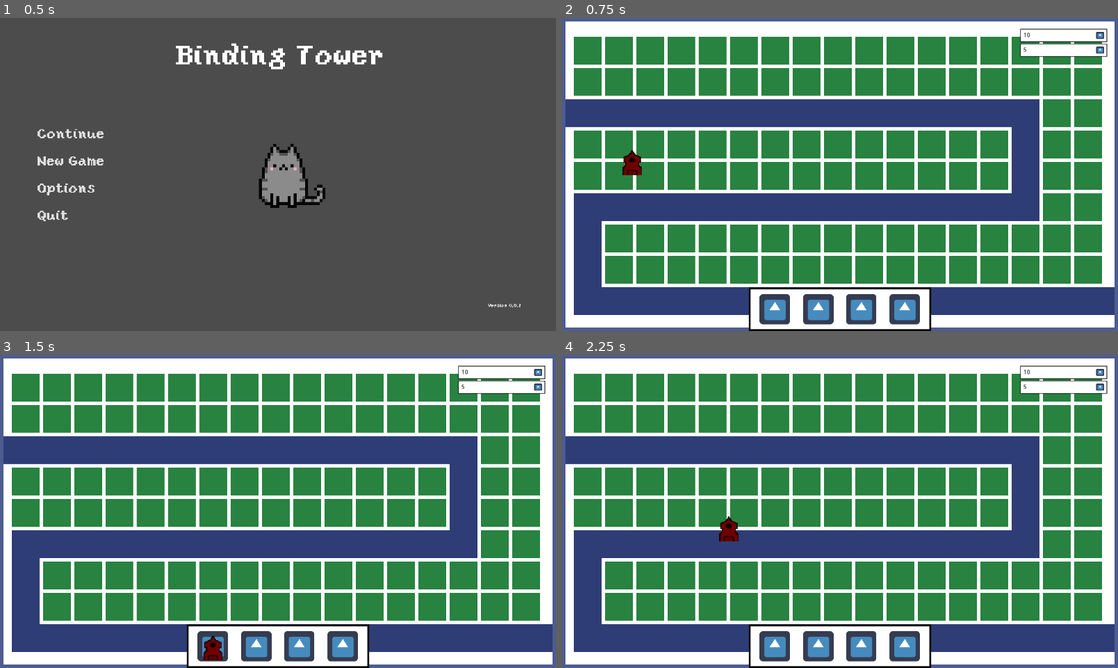
Above: before the commit, frames 1-4 (two rows, left to right).
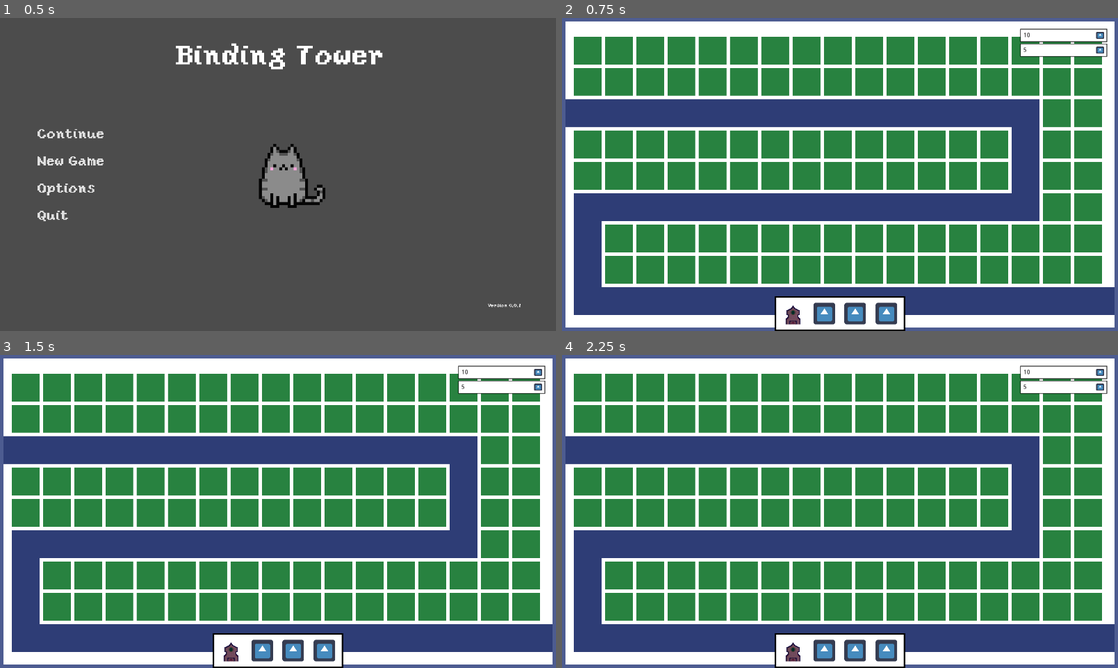
Above: after the commit, the same moments.

Repository: Pandem-Games/BindingTower
Game: Godot game, scene res://Nodes/Scenes/Menu/TitleScreen.tscn
Same seed, same stepped clock (60 frames per second), same inputs: the game is played once before the commit and once after it. The engine's default icon, where the game draws it, is replaced by a stand-in: a white triangle on a blue panel in a dark square. Sound files missing from this copy of the repository are replaced by a short silence.
Inputs (mouse positions are in pixels of both pictures, inside the frame that each line leads up to):
- Up to frame 1 (0.5 s): no input
- Up to frame 2 (0.75 s): click "New Game" at 0.5 s
- Up to frame 3 (1.5 s): tap Enter at 1.25 s; move the mouse to (211, 646) at 1.27 s; hold Space (ui_select) from 1.28 s (still down); click (211, 646) at 1.42 s
- Up to frame 4 (2.25 s): move the mouse to (728, 527) at 2.02 s; release Space (ui_select) at 2.03 s; tap Space (ui_select) at 2.1 s; click (728, 527) at 2.17 s

Frame 1 is identical in both runs. In frame 2, 3.6% of the frame differs, in the area x 10-67%, y 42-100%; in frame 3, 3.4%; in frame 4, 3.6%.

Commit message:
Added tower placement via ui.

Diff:
--- a/Globals/Constants.gd
+++ b/Globals/Constants.gd
@@ -6,6 +6,9 @@
 const ENEMY_FINISHED = "enemy_finished"
 const ENEMY_SPAWNED = "enemy_spawned"
 const ENEMY_KILLED = "enemy_killed"
+const TOWER_PLACEMENT_CANCELLED = "tower_placement_cancelled"
+const TOWER_PLACEMENT_CONFIRMED = "tower_placement_confirmed"
+
 
 # Groups
 const ENEMIES = "enemies"
--- a/Globals/RNG.gd
+++ b/Globals/RNG.gd
@@ -6,5 +6,6 @@
 # Variables
 var G = RandomNumberGenerator.new()
 
+# Functions
 func _init():
 	G.seed = presetSeed
--- a/Nodes/EnemyPath.tscn
+++ b/Nodes/EnemyPath.tscn
@@ -14,6 +14,7 @@
 extents = Vector2( 15.9386, 15.9153 )
 
 [node name="EnemyPath" type="Node2D"]
+z_index = 1
 script = ExtResource( 1 )
 
 [node name="Path" type="Path2D" parent="."]
--- a/Nodes/Scenes/Test.tscn
+++ b/Nodes/Scenes/Test.tscn
@@ -38,6 +38,9 @@
 polygon = PoolVector2Array( -135.661, -378.818, 644.056, -378.61, 644.247, 24.5419, -27.1479, 25.2463, -27.0822, 245.769, 800.169, 246.884, 800.169, 340.241, -68.8518, 337.463, -69.043, -66.4848, 602.051, -66.2872, 601.806, -286.8, -135.217, -286.98 )
 script = ExtResource( 5 )
 
-[node name="MainUIMargin" parent="." instance=ExtResource( 6 )]
+[node name="UI" type="Node2D" parent="."]
+z_index = 4096
+
+[node name="MainUIMargin" parent="UI" instance=ExtResource( 6 )]
 margin_right = 1280.0
 margin_bottom = 720.0
--- a/Nodes/TowerUI.tscn
+++ b/Nodes/TowerUI.tscn
@@ -1,9 +1,10 @@
-[gd_scene load_steps=5 format=2]
+[gd_scene load_steps=6 format=2]
 
 [ext_resource path="res://Assests/Images/Rectangle.png" type="Texture" id=1]
 [ext_resource path="res://Assests/Images/icon.png" type="Texture" id=2]
 [ext_resource path="res://Scripts/TowerButton.gd" type="Script" id=3]
 [ext_resource path="res://Nodes/Towers/WeakTower.tscn" type="PackedScene" id=4]
+[ext_resource path="res://Assests/Images/BasicTower.png" type="Texture" id=5]
 
 [node name="MainUIMargin" type="MarginContainer"]
 anchor_right = 1.0
@@ -139,23 +140,23 @@
 [node name="Gap" type="MarginContainer" parent="MainUI"]
 margin_top = 68.0
 margin_right = 1870.0
-margin_bottom = 951.0
+margin_bottom = 971.0
 mouse_filter = 2
 size_flags_horizontal = 3
 size_flags_vertical = 3
 
 [node name="Bottom" type="HBoxContainer" parent="MainUI"]
-margin_top = 955.0
+margin_top = 975.0
 margin_right = 1870.0
 margin_bottom = 1055.0
 mouse_filter = 2
 alignment = 1
 
 [node name="Bar" type="NinePatchRect" parent="MainUI/Bottom"]
-margin_left = 725.0
-margin_right = 1145.0
-margin_bottom = 100.0
-rect_min_size = Vector2( 420, 100 )
+margin_left = 785.0
+margin_right = 1085.0
+margin_bottom = 80.0
+rect_min_size = Vector2( 300, 80 )
 texture = ExtResource( 1 )
 region_rect = Rect2( 0, 0, 120, 120 )
 patch_margin_left = 10
@@ -169,50 +170,56 @@
 mouse_filter = 2
 custom_constants/margin_top = 15
 custom_constants/margin_bottom = 15
+__meta__ = {
+"_edit_use_anchors_": false
+}
 
 [node name="Towers" type="HBoxContainer" parent="MainUI/Bottom/Bar/Margin"]
 margin_top = 15.0
-margin_right = 420.0
-margin_bottom = 85.0
+margin_right = 300.0
+margin_bottom = 65.0
 mouse_filter = 2
 alignment = 1
 
 [node name="MarginContainer4" type="MarginContainer" parent="MainUI/Bottom/Bar/Margin/Towers"]
-margin_right = 21.0
-margin_bottom = 70.0
+margin_right = 13.0
+margin_bottom = 50.0
 size_flags_horizontal = 3
 size_flags_vertical = 3
 
 [node name="Tower1" type="Control" parent="MainUI/Bottom/Bar/Margin/Towers" groups=[
 "tower_menu_item",
 ]]
-margin_left = 25.0
-margin_right = 95.0
-margin_bottom = 70.0
-rect_min_size = Vector2( 70, 0 )
+margin_left = 17.0
+margin_right = 67.0
+margin_bottom = 50.0
+rect_min_size = Vector2( 50, 0 )
 script = ExtResource( 3 )
 tower_resource = ExtResource( 4 )
 
 [node name="Icon" type="TextureRect" parent="MainUI/Bottom/Bar/Margin/Towers/Tower1"]
 anchor_right = 1.0
 anchor_bottom = 1.0
-texture = ExtResource( 2 )
-expand = true
+texture = ExtResource( 5 )
+expand = true
+__meta__ = {
+"_edit_use_anchors_": false
+}
 
 [node name="MarginContainer" type="MarginContainer" parent="MainUI/Bottom/Bar/Margin/Towers"]
-margin_left = 99.0
-margin_right = 121.0
-margin_bottom = 70.0
+margin_left = 71.0
+margin_right = 85.0
+margin_bottom = 50.0
 size_flags_horizontal = 3
 size_flags_vertical = 3
 
 [node name="Tower2" type="Control" parent="MainUI/Bottom/Bar/Margin/Towers" groups=[
 "tower_menu_item",
 ]]
-margin_left = 125.0
-margin_right = 195.0
-margin_bottom = 70.0
-rect_min_size = Vector2( 70, 0 )
+margin_left = 89.0
+margin_right = 139.0
+margin_bottom = 50.0
+rect_min_size = Vector2( 50, 0 )
 
 [node name="Icon" type="TextureRect" parent="MainUI/Bottom/Bar/Margin/Towers/Tower2"]
 anchor_right = 1.0
@@ -221,19 +228,19 @@
 expand = true
 
 [node name="MarginContainer2" type="MarginContainer" parent="MainUI/Bottom/Bar/Margin/Towers"]
-margin_left = 199.0
-margin_right = 220.0
-margin_bottom = 70.0
+margin_left = 143.0
+margin_right = 156.0
+margin_bottom = 50.0
 size_flags_horizontal = 3
 size_flags_vertical = 3
 
 [node name="Tower3" type="Control" parent="MainUI/Bottom/Bar/Margin/Towers" groups=[
 "tower_menu_item",
 ]]
-margin_left = 224.0
-margin_right = 294.0
-margin_bottom = 70.0
-rect_min_size = Vector2( 70, 0 )
+margin_left = 160.0
+margin_right = 210.0
+margin_bottom = 50.0
+rect_min_size = Vector2( 50, 0 )
 
 [node name="Icon" type="TextureRect" parent="MainUI/Bottom/Bar/Margin/Towers/Tower3"]
 anchor_right = 1.0
@@ -242,19 +249,19 @@
 expand = true
 
 [node name="MarginContainer3" type="MarginContainer" parent="MainUI/Bottom/Bar/Margin/Towers"]
-margin_left = 298.0
-margin_right = 320.0
-margin_bottom = 70.0
+margin_left = 214.0
+margin_right = 228.0
+margin_bottom = 50.0
 size_flags_horizontal = 3
 size_flags_vertical = 3
 
 [node name="Tower4" type="Control" parent="MainUI/Bottom/Bar/Margin/Towers" groups=[
 "tower_menu_item",
 ]]
-margin_left = 324.0
-margin_right = 394.0
-margin_bottom = 70.0
-rect_min_size = Vector2( 70, 0 )
+margin_left = 232.0
+margin_right = 282.0
+margin_bottom = 50.0
+rect_min_size = Vector2( 50, 0 )
 
 [node name="Icon" type="TextureRect" parent="MainUI/Bottom/Bar/Margin/Towers/Tower4"]
 anchor_right = 1.0
@@ -263,9 +270,9 @@
 expand = true
 
 [node name="MarginContainer6" type="MarginContainer" parent="MainUI/Bottom/Bar/Margin/Towers"]
-margin_left = 398.0
-margin_right = 420.0
-margin_bottom = 70.0
+margin_left = 286.0
+margin_right = 300.0
+margin_bottom = 50.0
 size_flags_horizontal = 3
 size_flags_vertical = 3
 [connection signal="gui_input" from="MainUI/Bottom/Bar/Margin/Towers/Tower1" to="MainUI/Bottom/Bar/Margin/Towers/Tower1" method="_on_Tower_gui_input"]
--- a/Nodes/Towers/WeakTower.tscn
+++ b/Nodes/Towers/WeakTower.tscn
@@ -1,77 +1,63 @@
-[gd_scene load_steps=8 format=2]
+[gd_scene load_steps=6 format=2]
 
 [ext_resource path="res://Scripts/Tower.gd" type="Script" id=1]
 [ext_resource path="res://Nodes/Bullet.tscn" type="PackedScene" id=2]
 [ext_resource path="res://Assests/Images/BasicTower.png" type="Texture" id=3]
 
-[sub_resource type="VisualShader" id=1]
-code = "shader_type canvas_item;
-render_mode unshaded;
-
-
-
-
-void vertex() {
-// Output:0
-
-}
-
-void fragment() {
-// Output:0
-
-}
-
-void light() {
-// Output:0
-
-}
-"
-mode = 1
-flags/light_only = false
-flags/unshaded = true
-nodes/fragment/0/position = Vector2( 420, 200 )
-
-[sub_resource type="ShaderMaterial" id=2]
-shader = SubResource( 1 )
-
-[sub_resource type="CircleShape2D" id=3]
+[sub_resource type="CircleShape2D" id=1]
 radius = 32.9664
 
-[sub_resource type="RectangleShape2D" id=4]
-extents = Vector2( 13.1372, 16.8797 )
+[sub_resource type="RectangleShape2D" id=2]
+extents = Vector2( 12.939, 19.6707 )
 
 [node name="Tower" type="Sprite"]
-position = Vector2( -0.117987, -8.88201 )
 scale = Vector2( 2, 2 )
+z_index = 2
 texture = ExtResource( 3 )
 script = ExtResource( 1 )
-distance = 100.0
+radius = 100.0
 cooldown_time = 1.0
+circle_definition = 24
 bullet_resource = ExtResource( 2 )
+restricted_color = Color( 1, 0.376471, 0.376471, 1 )
 
 [node name="Range" type="Area2D" parent="."]
 show_behind_parent = true
-material = SubResource( 2 )
-collision_layer = 2
+collision_layer = 0
 collision_mask = 4
+__meta__ = {
+"_edit_group_": true
+}
 
 [node name="Shape" type="CollisionShape2D" parent="Range"]
-shape = SubResource( 3 )
+shape = SubResource( 1 )
 
 [node name="Area" type="Area2D" parent="."]
 collision_layer = 2
 collision_mask = 10
+__meta__ = {
+"_edit_group_": true
+}
 
 [node name="Shape" type="CollisionShape2D" parent="Area"]
-position = Vector2( 0, 2.47488 )
-shape = SubResource( 4 )
+position = Vector2( 0, 1.48819 )
+scale = Vector2( 0.927428, 0.813392 )
+shape = SubResource( 2 )
 
-[node name="Restricted" type="Sprite" parent="."]
-modulate = Color( 1, 0, 0, 1 )
-position = Vector2( -4.76837e-07, 0.110479 )
-scale = Vector2( 1, 1.00691 )
-texture = ExtResource( 3 )
+[node name="RangeUI" type="Polygon2D" parent="."]
+show_behind_parent = true
+color = Color( 0.835294, 0.835294, 0.835294, 0.533333 )
+
+[node name="TowerControl" type="Control" parent="."]
+margin_left = -12.0
+margin_top = -12.0
+margin_right = 12.0
+margin_bottom = 16.0
+__meta__ = {
+"_edit_use_anchors_": false
+}
 [connection signal="area_entered" from="Range" to="." method="_on_Range_area_entered"]
 [connection signal="area_exited" from="Range" to="." method="_on_Range_area_exited"]
 [connection signal="area_entered" from="Area" to="." method="_on_Area_area_entered"]
 [connection signal="area_exited" from="Area" to="." method="_on_Area_area_exited"]
+[connection signal="gui_input" from="TowerControl" to="." method="_on_TowerControl_gui_input"]
--- a/Scripts/Enemy.gd
+++ b/Scripts/Enemy.gd
@@ -6,6 +6,7 @@
 const speed = 100.0
 
 # Signals
+signal enemy_spawned
 signal enemy_finished
 signal enemy_killed
 
--- a/Scripts/EnemyPath.gd
+++ b/Scripts/EnemyPath.gd
@@ -1,10 +1,4 @@
 extends Node2D
-
-# Constants
-
-# Signals
-
-# State
 
 # Variables
 var curve: Curve2D
--- a/Scripts/Map.gd
+++ b/Scripts/Map.gd
@@ -1,8 +1,4 @@
 extends Node2D
-
-# Constants
-
-# Signals
 
 # State
 enum eMap {WAIT, FINISH}
@@ -19,11 +15,9 @@
 	spawner.init(path.curve.duplicate())
 	add_child(spawner)
 
-	var tower = tower_resource.instance()
-	add_child(tower)
-	tower.position = Vector2(490, 146)
-
-	spawner.connect(Constants.ENEMY_SPAWNED, tower, "_on_Enemy_spawned")
+#	var tower = tower_resource.instance()
+#	add_child(tower)
+#	tower.position = Vector2(490, 146)
 
 func wait():
 	pass
--- a/Scripts/MaskingArea.gd
+++ b/Scripts/MaskingArea.gd
@@ -3,8 +3,6 @@
 # State
 enum eMaskingArea {DRAWING, FINISH}
 var state = eMaskingArea.DRAWING
-
-# Variables
 
 # Functions
 func draw():
@@ -15,7 +13,7 @@
 	state = eMaskingArea.DRAWING
 
 # Called every frame. 'delta' is the elapsed time since the previous frame.
-func _process(delta):
+func _process(_delta):
 	match state:
 		eMaskingArea.DRAWING:
 			draw()
--- a/Scripts/Spawner.gd
+++ b/Scripts/Spawner.gd
@@ -6,7 +6,7 @@
 const MAX_DELAY = 5.0
 
 # Signals
-signal enemy_spawned
+
 
 # State
 enum eSpawner {SPAWN, WAIT, FINISH}
@@ -38,9 +38,12 @@
 		var e = enemy_resource.instance()
 		e.init(curve_dup)
 		enemies.append(e)
-		var enemy = e.get_node("Path/Enemy")
+		var enemy: Node2D = e.get_node("Path/Enemy")
 		# TODO: Send this in as a parameter to enemies...
-		enemy.connect(Constants.ENEMY_KILLED, self, "_on_Enemy_killed")
+		var error: int = enemy.connect(Constants.ENEMY_KILLED, self, "_on_Enemy_killed")
+		if error != OK:
+			print("Error {", error, "} connecting signal: ", Constants.ENEMY_KILLED)
+
 		delays.append((RN.G.randf() * MAX_DELAY) as float)
 
 	elapsedTime = 0.0
--- a/Scripts/Tower.gd
+++ b/Scripts/Tower.gd
@@ -1,23 +1,24 @@
 extends Node2D
 
-# Constants
-
 # Signals
+signal tower_placement_confirmed
 
 # State
 enum eTower {SELECTING, RESTRICTED, COOLDOWN, WAIT, FINISH}
 var state = eTower.WAIT
-var enemies = []
-var removed_enemies = []
+var enemies: Array = []
+var collision_areas: Array = []
+var elapsed_time: float = 0.0
 
 # Variables
-export(float) var distance
+export(float) var radius
 export(float) var cooldown_time
-var elapsed_time = 0.0
+export(int) var circle_definition
 export(PackedScene) var bullet_resource
-onready var tower_range = $Range
-onready var range_shape = $Range/Shape
-onready var restricted_sprite = $Restricted
+export(Color) var restricted_color
+onready var tower_range: Area2D = $Range
+onready var range_shape: CollisionShape2D = $Range/Shape
+onready var range_ui: Polygon2D = $RangeUI
 
 # Functions
 
@@ -56,24 +57,30 @@
 	global_position = get_global_mouse_position()
 
 func restricted():
-	restricted_sprite.visible = true
+	modulate = restricted_color
 	state = eTower.RESTRICTED
 
 func selected():
-	restricted_sprite.visible = false
+	modulate = Color.white
 	state = eTower.SELECTING
 
 func finish():
-	pass
+	state = eTower.FINISH
+	queue_free()
 
 # Called when the node enters the scene tree for the first time.
 func _ready():
 	# Changing the firing radius
-	range_shape.get_shape().radius = distance
+	range_shape.get_shape().radius = radius
 	print(tower_range.visible)
-	restricted_sprite.visible = true
 
-	state = eTower.SELECTING
+	var vertex_pool: PoolVector2Array = range_ui.polygon
+	for i in range(0, circle_definition):
+		vertex_pool.push_back(polar2cartesian(radius, i * (TAU / circle_definition)))
+
+	range_ui.polygon = vertex_pool
+	global_position = get_global_mouse_position()
+	selected()
 
 # Called every frame. 'delta' is the elapsed time since the previous frame.
 func _process(delta):
@@ -85,8 +92,12 @@
 		eTower.SELECTING, eTower.RESTRICTED:
 			follow_mouse()
 
-func _unhandled_input(event):
-	pass
+#func _unhandled_input(event):
+#	if state == eTower.SELECTING and event.is_action_pressed("ui_select"):
+#		range_ui.visible = false
+#		state = eTower.WAIT
+#		emit_signal(Constants.TOWER_PLACEMENT_CONFIRMED)
+#		#accept_event()
 
 # Signal function called when an enemy body enters the towers area
 func _on_Range_area_entered(area):
@@ -103,12 +114,32 @@
 			enemies.remove(i)
 			break
 
-
 func _on_Area_area_entered(area):
+	collision_areas.append(weakref(area))
 	if state == eTower.SELECTING:
 		restricted()
 
 
 func _on_Area_area_exited(area):
-	if state == eTower.RESTRICTED:
+	for i in range(0, collision_areas.size()):
+		# Removing the enemy reference when it exits the towers range
+		var collision_area = collision_areas[i].get_ref()
+		if collision_area == area:
+			collision_areas.remove(i)
+			break
+
+	if state == eTower.RESTRICTED and collision_areas.empty():
 		selected()
+
+
+func _on_Tower_placement_cancelled():
+	if state == eTower.SELECTING or state == eTower.RESTRICTED:
+		finish()
+
+
+func _on_TowerControl_gui_input(event):
+	if state == eTower.SELECTING and event.is_action_pressed("ui_select"):
+		range_ui.visible = false
+		state = eTower.WAIT
+		emit_signal(Constants.TOWER_PLACEMENT_CONFIRMED)
+		#accept_event()
--- a/Scripts/TowerButton.gd
+++ b/Scripts/TowerButton.gd
@@ -1,7 +1,10 @@
 extends Control
 
+# Signals
+signal tower_placement_cancelled
+
 # State
-enum eTowerButton {WAIT, SELECTED, RESTRICTED, FINISH}
+enum eTowerButton {WAIT, SELECTED, FINISH}
 var state = eTowerButton.WAIT
 
 # Variables
@@ -10,8 +13,23 @@
 # Functions
 func _ready():
 	state = eTowerButton.WAIT
+	print("Button.Wait3")
 
-func _unhandled_input(event):
+func select():
+	var tower: Sprite = tower_resource.instance()
+	Helpers.get_main_node().add_child(tower)
+	var error: int = connect(Constants.TOWER_PLACEMENT_CANCELLED, tower, "_on_Tower_placement_cancelled")
+	if error != OK:
+		print("Error {", error, "} connecting signal: ", Constants.TOWER_PLACEMENT_CANCELLED)
+
+	error = tower.connect(Constants.TOWER_PLACEMENT_CONFIRMED, self, "_on_Tower_placement_confirmed")
+	if error != OK:
+		print("Error {", error, "} connecting signal: ", Constants.TOWER_PLACEMENT_CONFIRMED)
+
+	state = eTowerButton.SELECTED
+	print("Button.Selected")
+
+func _unhandled_input(_event):
 #	if state == eTowerButton.SELECTED and event.is_action_pressed("ui_select"):
 #		for area in tower_areas:
 #			area.visible = false
@@ -21,9 +39,17 @@
 
 func _on_Tower_gui_input(event: InputEvent):
 	if event.is_action_pressed("ui_select"):
+		print("Selected")
 		match state:
-			eTowerButton.SELECTED, eTowerButton.RESTRICTED:
+			eTowerButton.SELECTED:
+				emit_signal(Constants.TOWER_PLACEMENT_CANCELLED)
 				state = eTowerButton.WAIT
+				print("Button.Wait")
 			eTowerButton.WAIT:
-				state = eTowerButton.SELECTED
+				select()
 		accept_event()
+
+func _on_Tower_placement_confirmed():
+	if state == eTowerButton.SELECTED:
+		state = eTowerButton.WAIT
+		print("Button.Wait2")
--- a/default_bus_layout.tres
+++ b/default_bus_layout.tres
@@ -1,3 +1,23 @@
 [gd_resource type="AudioBusLayout" format=2]
 
 [resource]
+bus/0/volume_db = 1.06049
+bus/0/send = "Speech"
+bus/1/name = "Effects"
+bus/1/solo = false
+bus/1/mute = false
+bus/1/bypass_fx = false
+bus/1/volume_db = 0.0
+bus/1/send = "Master"
+bus/2/name = "Music"
+bus/2/solo = false
+bus/2/mute = false
+bus/2/bypass_fx = false
+bus/2/volume_db = 0.0
+bus/2/send = "Master"
+bus/3/name = "Speech"
+bus/3/solo = false
+bus/3/mute = false
+bus/3/bypass_fx = false
+bus/3/volume_db = 0.0
+bus/3/send = "Master"
--- a/project.godot
+++ b/project.godot
@@ -44,6 +44,16 @@
 window/stretch/mode="viewport"
 window/stretch/aspect="keep"
 
+[input]
+
+ui_select={
+"deadzone": 0.5,
+"events": [ Object(InputEventKey,"resource_local_to_scene":false,"resource_name":"","device":0,"alt":false,"shift":false,"control":false,"meta":false,"command":false,"pressed":false,"scancode":32,"unicode":0,"echo":false,"script":null)
+, Object(InputEventJoypadButton,"resource_local_to_scene":false,"resource_name":"","device":0,"button_index":3,"pressure":0.0,"pressed":false,"script":null)
+, Object(InputEventMouseButton,"resource_local_to_scene":false,"resource_name":"","device":0,"alt":false,"shift":false,"control":false,"meta":false,"command":false,"button_mask":0,"position":Vector2( 0, 0 ),"global_position":Vector2( 0, 0 ),"factor":1.0,"button_index":1,"pressed":false,"doubleclick":false,"script":null)
+ ]
+}
+
 [rendering]
 
 environment/default_environment="res://default_env.tres"
